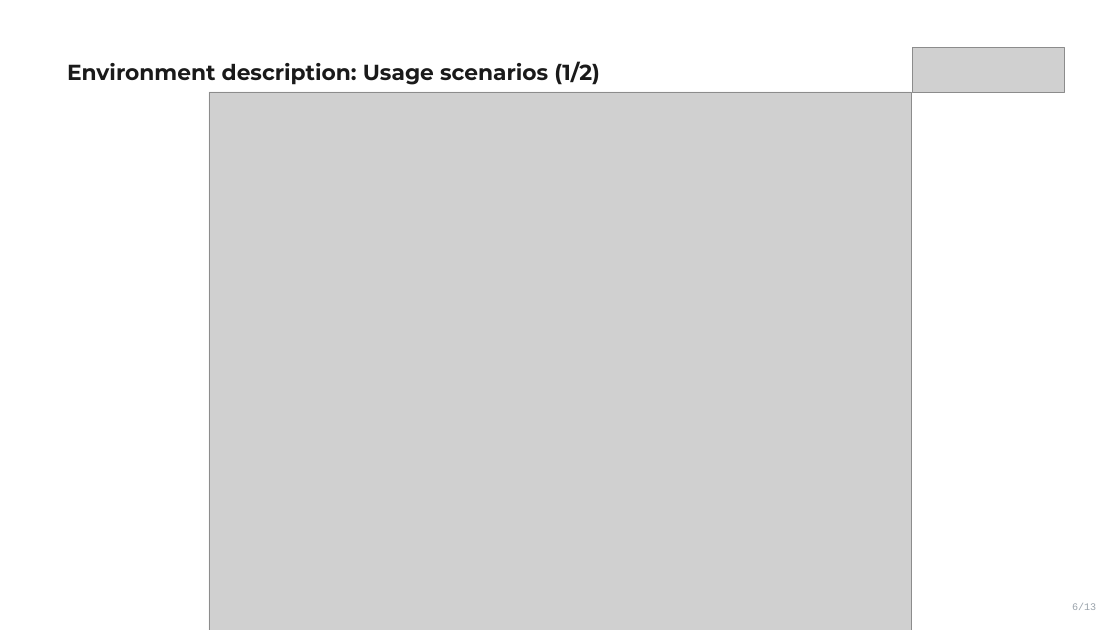
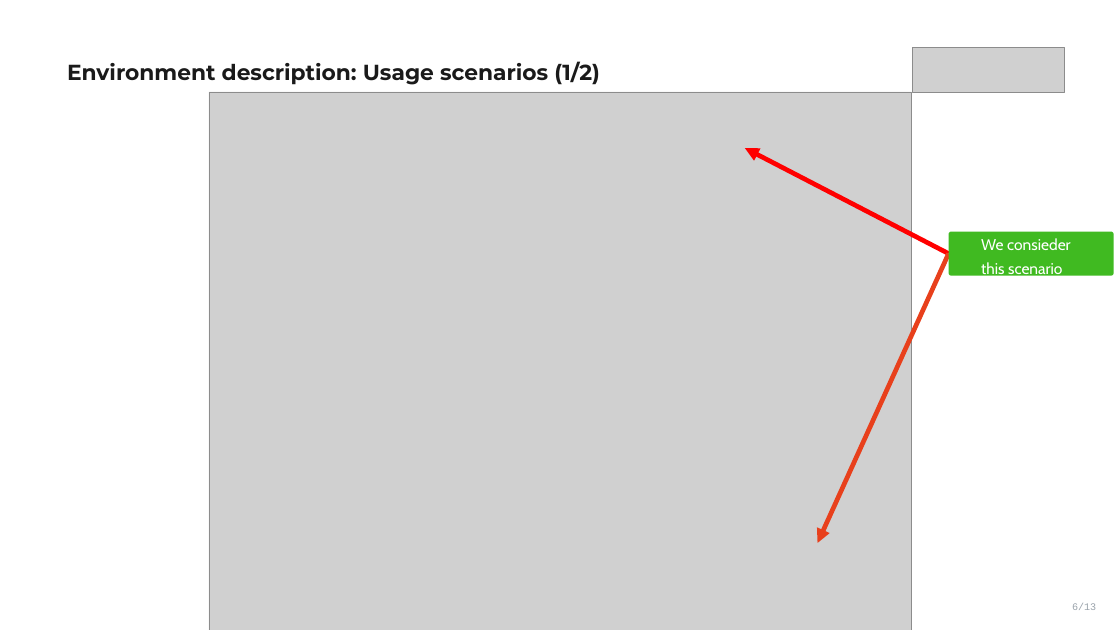
Before and after one commit to VoronM1522/Thesis_draft, a slide deck: slide 6 of presentation/slides_main.pptx. Drawn at 1120x630 pixels with LibreOffice and Linux fonts; fonts in the diff are those of the drawing; grey boxes stand for pictures. Boxes give left, top, right and bottom in pixels: in the first picture for what was removed or moved away, otherwise in the second. Text is boxed around its words. In the diff, an @@ line names an element or a change of style, - is before the commit and + after.

```diff
--- a/presentation/slides_main.pptx
+++ b/presentation/slides_main.pptx
@@ arrow added from (949, 254) to (745, 148), #FF0000 6 pt @@
@@ rounded rectangle added at (x1=949, y1=231, x2=1114, y2=276), fill #40BA21, 20 pt, text #FFFFFF @@
+We consieder this scenario
@@ arrow added from (949, 254) to (818, 543), #E8401C 6 pt @@
```
Also in this commit, not shown: 5 other slides changed, 1 slide removed, 1 other file.
